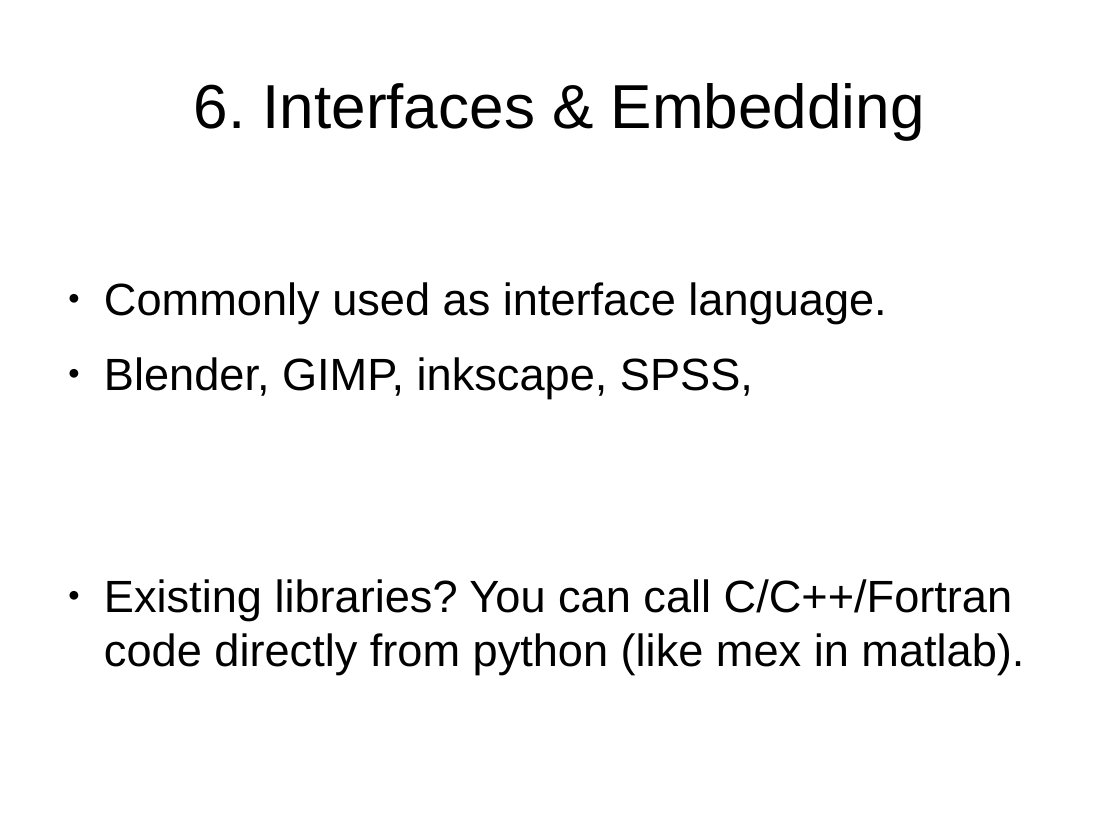
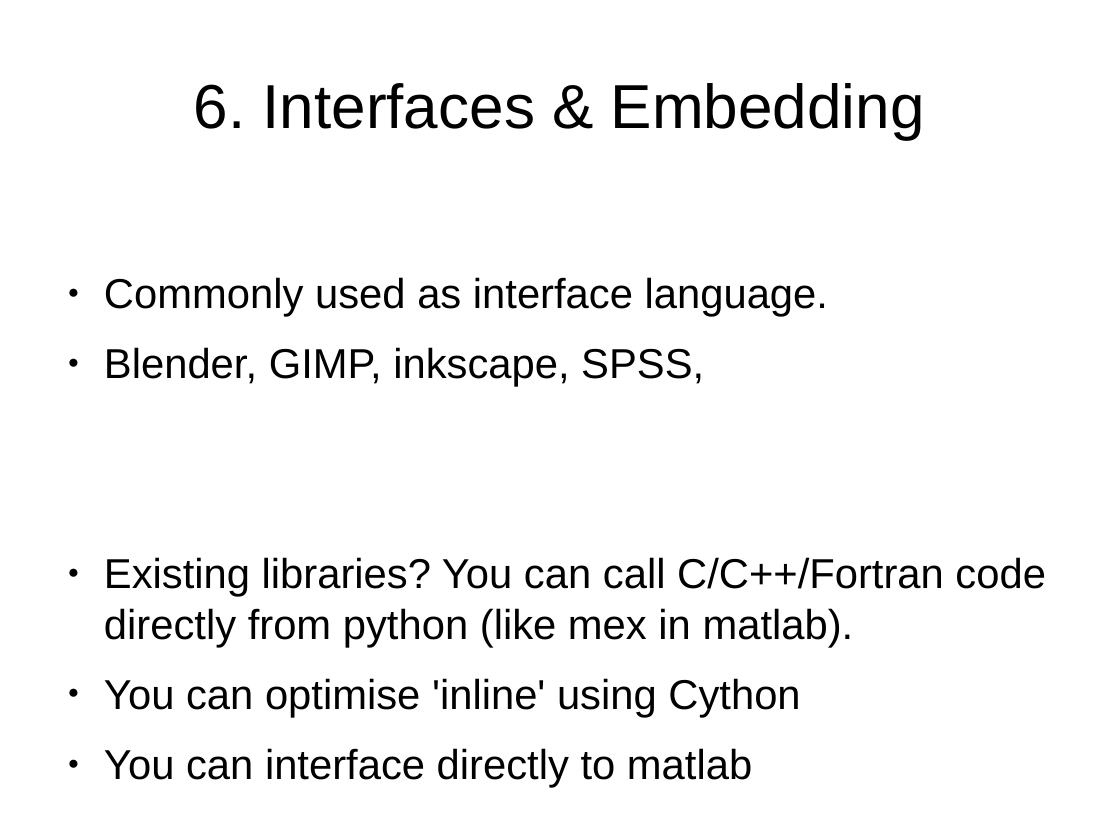
Before and after one commit to mikehulluk/IntroductionToResearchComputing, a slide deck: slide 9 of Wk8/WhYPython.odp. Drawn at 1120x840 pixels with LibreOffice and Linux fonts; fonts in the diff are those of the drawing. Boxes give left, top, right and bottom in pixels: in the first picture for what was removed or moved away, otherwise in the second. Text is boxed around its words. In the diff, an @@ line names an element or a change of style, - is before the commit and + after.

```diff
--- a/Wk8/WhYPython.odp
+++ b/Wk8/WhYPython.odp
@@ text at bbox=[104, 277, 1046, 647]: size 32 to 29.6 pt in "Commonly used as interface language.", "Blender, GIMP, inkscape, SPSS,", "Existing libraries? You can call C/C++/Fortran code ..." @@
@@ text at bbox=[104, 678, 800, 788]: paragraphs added @@
+● You can optimise 'inline' using Cython
+● You can interface directly to matlab
```
Also in this commit, not shown: 9 other slides changed, 1 slide added.
